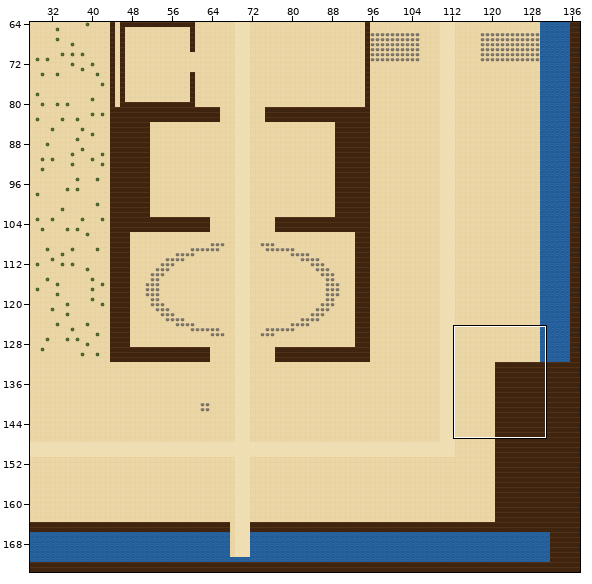
A Tiled map (JSON) gets an edit: maps/camelot.tmj. The picture above shows the old version from afar; the outline marks the close-up.
Close-up. Earlier state:
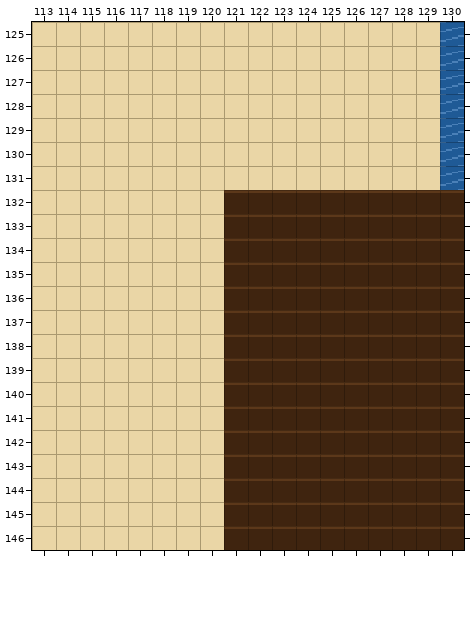
Cells are 16x16 px. Shown: x 113..130, y 125..146. The commit also changed other parts of the map, which this record leaves out.
And afterwards:
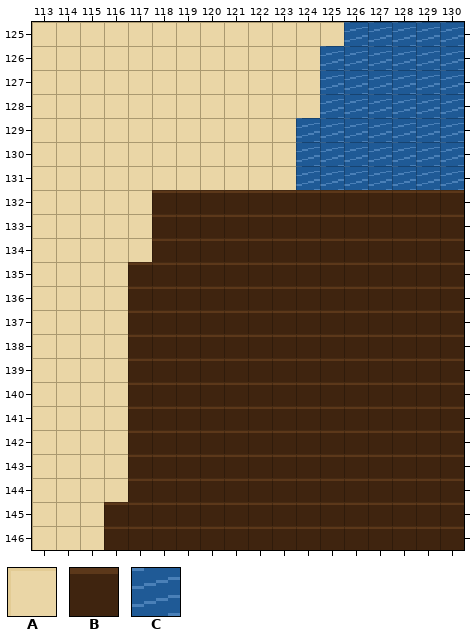
Key: from "draft": A 0, B 1, C 2.
_ is an empty cell, . an unchanged one.
Change:
--- layer "ground"
@@ x 116..129 @@
-125 ..........AAAA
-126 .........AAAAA
-127 .........AAAAA
-128 .........AAAAA
-129 ........AAAAAA
-130 ........AAAAAA
-131 ........AAAAAA
-132 ..AAA.........
-133 ..AAA.........
-134 ..AAA.........
-135 .AAAA.........
-136 .AAAA.........
-137 .AAAA.........
-138 .AAAA.........
-139 .AAAA.........
-140 .AAAA.........
-141 .AAAA.........
-142 .AAAA.........
-143 .AAAA.........
-144 .AAAA.........
-145 AAAAA.........
-146 AAAAA.........
+125 ..........CCCC
+126 .........CCCCC
+127 .........CCCCC
+128 .........CCCCC
+129 ........CCCCCC
+130 ........CCCCCC
+131 ........CCCCCC
+132 ..BBB.........
+133 ..BBB.........
+134 ..BBB.........
+135 .BBBB.........
+136 .BBBB.........
+137 .BBBB.........
+138 .BBBB.........
+139 .BBBB.........
+140 .BBBB.........
+141 .BBBB.........
+142 .BBBB.........
+143 .BBBB.........
+144 .BBBB.........
+145 BBBBB.........
+146 BBBBB.........
Boxes around the changes in both close-ups, in picture pixels (x1, y1, x2, y2):
changed: (296, 22, 440, 190)
changed: (104, 190, 224, 550)
